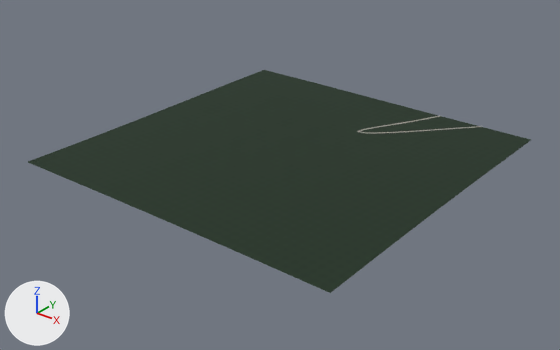
Two versions of the glTF model assets/satellite_dem_tiles/terrain_real_T_E02_N02.glb, one commit apart.
Both versions are drawn from a 50 mm camera at (6440.0, 883.0, 1771.0) aimed at (4032.0, 3894.0, -96.0). The lights are fixed; the arrows at lower left show +X, +Y and +Z. The first picture is the older version.

In view in the first picture: 'Terrain_Real_DEM_T_E02_N02'.
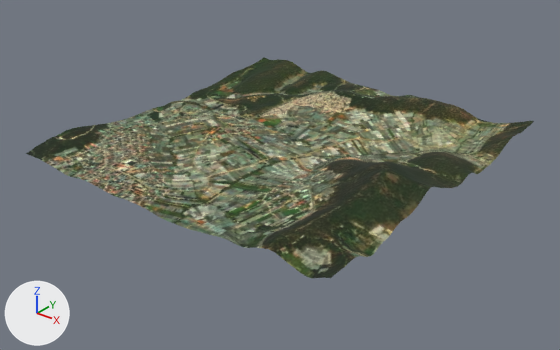
Patch to the scene script:
```diff
--- a/assets/satellite_dem_tiles/terrain_real_T_E02_N02.glb.py
+++ b/assets/satellite_dem_tiles/terrain_real_T_E02_N02.glb.py
@@ img_image_0 @@
+img_image_0 = load_image('Image_0', '_unpacked/Image_0', 1024, 1024, 'sRGB')
@@ mat_mat_terrainreal_t_e02_n02 @@
+mat_mat_terrainreal_t_e02_n02 = principled_material('Mat_TerrainReal_T_E02_N02')
+mat_mat_terrainreal_t_e02_n02.texture = img_image_0
+mat_mat_terrainreal_t_e02_n02.roughness = 0.92
@@ me_mesh_terrain_t_e02_n02 @@
 # used by ob_terrain_real_dem_t_e02_n02; location = (0.0, 0.0, 0.0)
-me_mesh_terrain_t_e02_n02.from_pydata(...)  # 16641 vertices, 32768 faces; spans x 3000.0..5000.0, y 3000.0..5000.0, z 4.0..23.0
-me_mesh_terrain_t_e02_n02.materials.append(mat_mat_esri_satellite_t_e02_n02)  # picture img_esri_world_imagery_t_e02_n02_z16
+me_mesh_terrain_t_e02_n02.from_pydata(...)  # 16641 vertices, 32768 faces; spans x 3000.0..5000.0, y 3000.0..5000.0, z 24.0..229.0
+# me_mesh_terrain_t_e02_n02 part 1: 16641 of 16641 vertices moved; they spanned x 3000.0..5000.0, y 3000.0..5000.0, z 4.0..23.0 and now span x 3000.0..5000.0, y 3000.0..5000.0, z 24.0..229.0; mean shift (0.0, 0.0, 52.0)
+me_mesh_terrain_t_e02_n02.materials.append(mat_mat_terrainreal_t_e02_n02)  # picture img_image_0
```

What differs and where, as boxes [x1, y1, x2, y2] in the pictures (560 x 350 px):
'Terrain_Real_DEM_T_E02_N02', recoloured, reshaped
    before: [28, 70, 531, 293]
    after: [26, 57, 534, 278]
